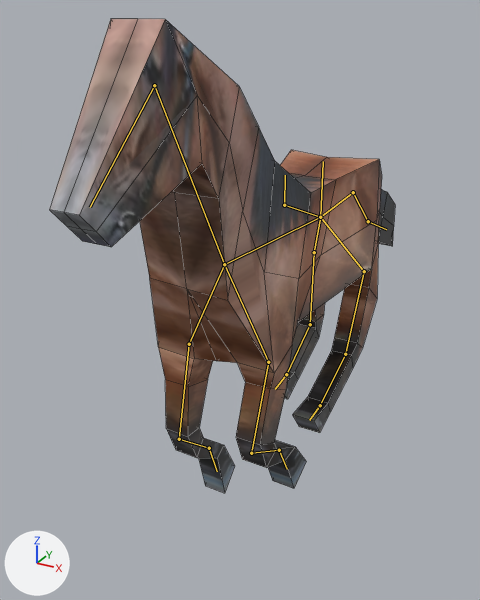
Two versions of the Blender file res/blend/horse_run.blend, one commit apart.
Both versions are drawn from a 50 mm camera at (1.73, -3.88, 3.35) aimed at (-0.29, -0.2, 1.51). The lights are fixed; the arrows at lower left show +X, +Y and +Z. Both versions are drawn at frame 26 of the action 'run'; the numbers are the values there. The bones that bend it are drawn over the model as lines. Mesh edges are drawn as thin lines.
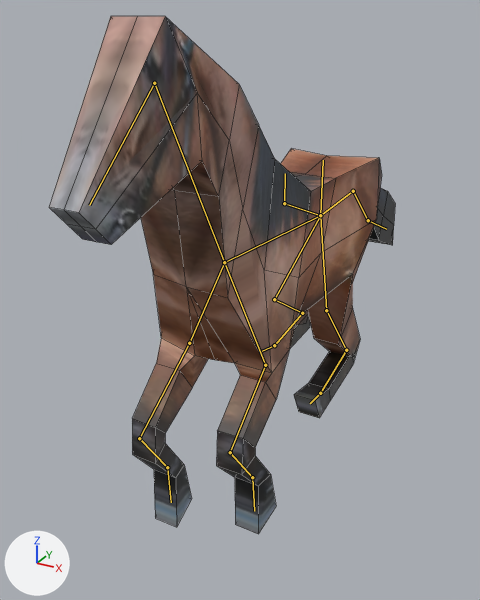
Commit message: horse run animation edits

The change in detail:
Bone 'legL1' (bone_legl1) turns from (23, 8, 1) to (18, 7, 0) degrees about its own x, y and z.
Bone 'legL2' (bone_legl2) turns from (-49, -1, 1) to (-73, -2, 2) degrees about its own x, y and z.
Bone 'legL3' (bone_legl3) turns from (84, 0, 0) to (89, 0, 0) degrees about its own x, y and z.
Bone 'legR2' (bone_legr2) turns from (-18, -1, -7) to (-57, -9, -19) degrees about its own x, y and z.
Bone 'legR3' (bone_legr3) turns from (54, -9, 18) to (77, -17, 22) degrees about its own x, y and z.
Bone 'legBL1' (bone_legbl1) turns from (8, 3, 0) to (-61, -17, 10) degrees about its own x, y and z.
Bone 'legBL2' (bone_legbl2) turns from (-52, -1, 1) to (93, 2, 2) degrees about its own x, y and z.
Bone 'legBL3' (bone_legbl3) turns from (-12, 0, 0) to (-95, 0, 0) degrees about its own x, y and z.
Bone 'legBR1' (bone_legbr1) turns from (15, -5, -1) to (-51, 15, -7) degrees about its own x, y and z.
Bone 'legBR2' (bone_legbr2) moves from (0.0, 0.01, 0.006) to (0.0, 0.021, 0.014).
Bone 'legBR2' (bone_legbr2) turns from (-26, 0, 0) to (101, -1, -1) degrees about its own x, y and z.
Bone 'legBR3' (bone_legbr3) turns from (-40, 0, 0) to (-120, 0, 0) degrees about its own x, y and z.

Boxes (x1, y1, x2, y2) around the edits, measured in the pictures (480 x 600 px):
'Cube', posed (9% taller): before (49, 19, 395, 493); after (49, 16, 395, 534)
bone 'legL1', root to tip: before (224, 264) to (268, 362); after (224, 262) to (265, 365)
bone 'legL2', root to tip: before (268, 362) to (251, 453); after (265, 365) to (230, 452)
bone 'legL3', root to tip: before (251, 453) to (279, 450); after (230, 452) to (252, 477)
bone 'legR2', root to tip: before (189, 344) to (179, 439); after (189, 343) to (139, 438)
bone 'legR3', root to tip: before (179, 439) to (209, 448); after (139, 438) to (167, 467)
bone 'legBL1', root to tip: before (320, 217) to (364, 271); after (320, 215) to (326, 310)
bone 'legBL2', root to tip: before (364, 271) to (345, 354); after (326, 310) to (346, 350)
bone 'legBL3', root to tip: before (345, 354) to (320, 405); after (346, 350) to (320, 393)
bone 'legBR1', root to tip: before (320, 217) to (314, 252); after (320, 215) to (274, 299)
bone 'legBR2', root to tip: before (314, 252) to (310, 324); after (274, 299) to (302, 313)
bone 'legBR3', root to tip: before (310, 324) to (286, 374); after (302, 313) to (274, 345)
